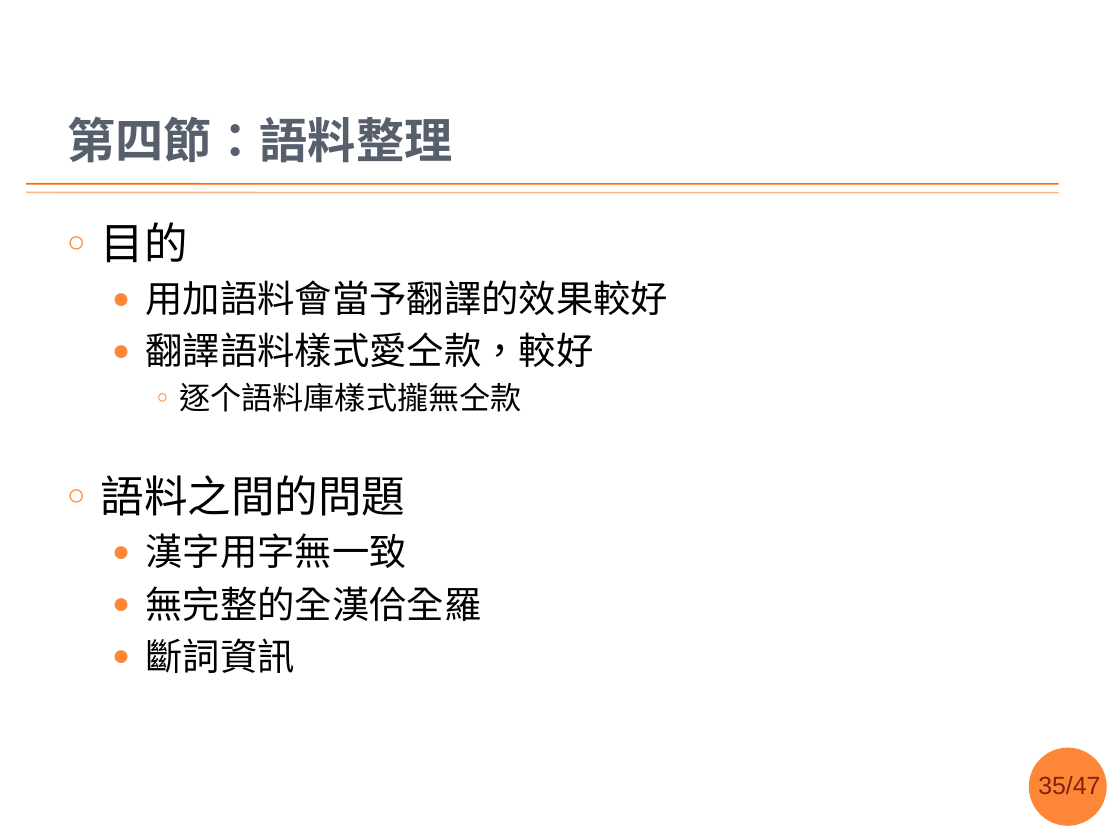
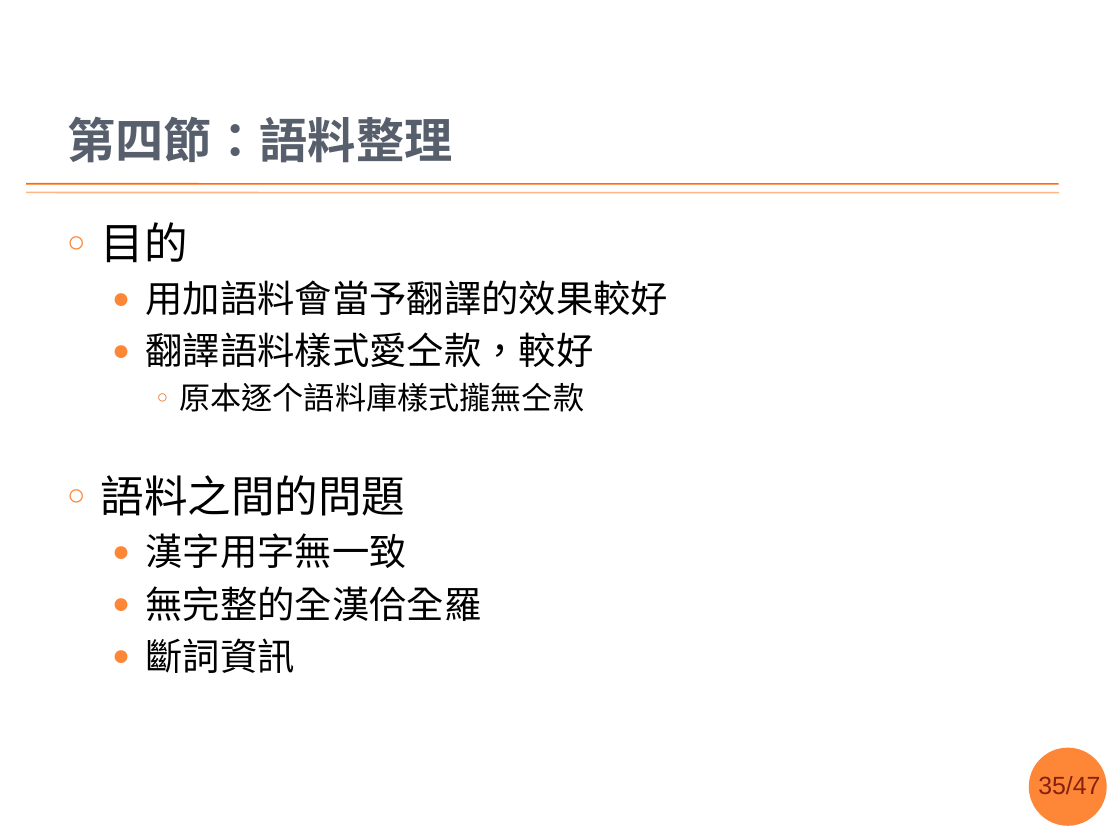
Before and after one commit to sih4sing5hong5/po3-ko3_tau5-iann2-phinn3, a slide deck: slide 35 of 翻譯報告.pptx. Drawn at 1120x840 pixels with LibreOffice and Linux fonts; fonts in the diff are those of the drawing; background and template pictures are left out. Boxes give left, top, right and bottom in pixels: in the first picture for what was removed or moved away, otherwise in the second. Text is boxed around its words. In the diff, an @@ line names an element or a change of style, - is before the commit and + after.

```diff
--- a/翻譯報告.pptx
+++ b/翻譯報告.pptx
@@ text at box(179, 382, 584, 412): text changed @@
-    ○ 逐个語料庫樣式攏無仝款
+    ○ 原本逐个語料庫樣式攏無仝款
```
Also in this commit, not shown: 10 other slides changed.
